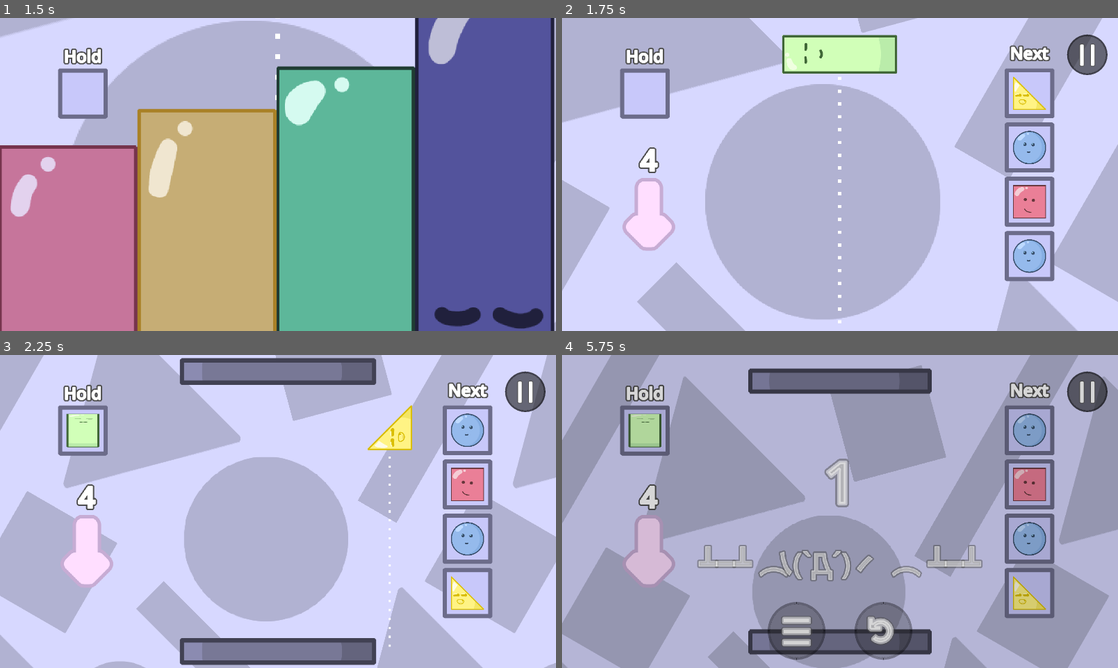
Above: before the commit, frames 1-4 (two rows, left to right).
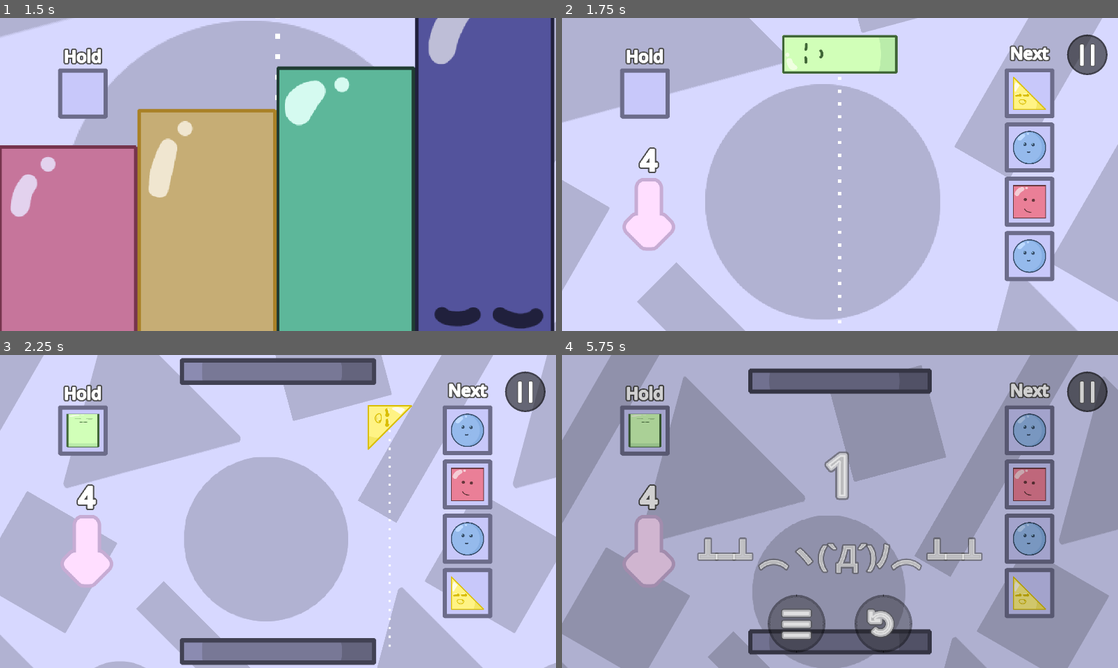
Above: after the commit, the same moments.

Repository: nullishew/game-jam-palindome
Game: Godot game, scene res://scenes/menu.tscn
Two runs of this game, one before a commit and one after it. Both use one fixed random seed, a clock stepped at 60 frames per second and the inputs below.
Inputs (mouse positions are in pixels of both pictures, inside the frame that each line leads up to):
- Up to frame 1 (1.5 s): click "Start" at 0.5 s; click "Start" at 1.25 s
- Up to frame 2 (1.75 s): no input
- Up to frame 3 (2.25 s): move the mouse to (400, 495) at 2.02 s; hold Right (move_piece_right) from 2.03 s (still down); tap Tab (hold_piece) at 2.1 s
- Up to frame 4 (5.75 s): move the mouse to (728, 527) at 2.77 s; release Right (move_piece_right) at 2.78 s; hold Left (move_piece_left) 2.78-3.53 s; tap Space (drop_piece) at 2.85, 5.1 s; tap Tab (hold_piece) at 3.05, 3.6, 4.35, 5.3 s; move the mouse to (895, 442) at 3.52 s; hold Right (move_piece_right) 3.53-5.03 s; move the mouse to (812, 574) at 4.27 s; move the mouse to (1006, 558) at 5.02 s; hold Left (move_piece_left) from 5.03 s (still down)

Frame 1 is identical in both runs. In frame 2, less than 0.1% of the frame differs, in the area x 39-61%, y 5-18%; in frame 3, 1.1%; in frame 4, 4.4%, in the area x 24-76%, y 30-98%.

Commit message:
partially extracted piece spawning code to scripts/features/piece_spawn_controller.gd

Diff:
--- a/scenes/game.tscn
+++ b/scenes/game.tscn
@@ -8,6 +8,7 @@
 [ext_resource type="PackedScene" uid="uid://bdajgv04xnnoe" path="res://scenes/death_zone.tscn" id="4_lbhrr"]
 [ext_resource type="Resource" uid="uid://css1jxrjeb1ym" path="res://resources/piece_spawn_configs/i_spawn_config.tres" id="5_5newe"]
 [ext_resource type="Resource" uid="uid://ej4doo37u15r" path="res://resources/piece_spawn_configs/circle_spawn_config.tres" id="6_37s47"]
+[ext_resource type="Script" uid="uid://dxabjkkobfw1v" path="res://scripts/features/piece_spawn_controller.gd" id="9_5newe"]
 [ext_resource type="Script" uid="uid://f7c8k35oislr" path="res://scripts/features/placement_preview_controller.gd" id="10_1kice"]
 [ext_resource type="Script" uid="uid://bravgtsr1mrig" path="res://scripts/features/camera_controller.gd" id="11_5newe"]
 [ext_resource type="Texture2D" uid="uid://2wssfgu7rva8" path="res://assets/pixel.png" id="11_ca42v"]
@@ -25,9 +26,10 @@
 shader = ExtResource("11_ir15t")
 shader_parameter/speed = -1.0
 
-[node name="Game" type="Node2D" unique_id=795297754 node_paths=PackedStringArray("piece_queue_component", "camera_controller", "platform_controller …(152 unchanged characters)…
+[node name="Game" type="Node2D" unique_id=795297754 node_paths=PackedStringArray("piece_queue_component", "piece_spawn_controller", "camera_controller", "platform_controller …(152 unchanged characters)…
 script = ExtResource("1_yqjtg")
 piece_queue_component = NodePath("PieceQueueComponent")
+piece_spawn_controller = NodePath("PieceSpawnController")
 camera_controller = NodePath("Camera2D")
 platform_controller = NodePath("PlatformController")
 placement_preview_controller = NodePath("PlacementPreviewController")
@@ -44,15 +46,20 @@
 top_platform = NodePath("../World/Top Platform")
 bottom_platform = NodePath("../World/Bottom Platform")
 
+[node name="PieceQueueComponent" type="Node" parent="." unique_id=1532387017]
+script = ExtResource("13_bt5mj")
+piece_configs = Array[ExtResource("2_gee14")]([ExtResource("3_264po"), ExtResource("4_1kice"), ExtResource("5_5newe"), ExtResource("6_37s47")])
+metadata/_custom_type_script = "uid://dsk3v6a3mwkq"
+
+[node name="PieceSpawnController" type="Node" parent="." unique_id=1537247158 node_paths=PackedStringArray("piece_container")]
+script = ExtResource("9_5newe")
+piece_container = NodePath("../World/Piece Container")
+metadata/_custom_type_script = "uid://dxabjkkobfw1v"
+
 [node name="PlatformController" type="Node" parent="." unique_id=1512633353 node_paths=PackedStringArray("top_platform", "bottom_platform")]
 script = ExtResource("12_37s47")
 top_platform = NodePath("../World/Top Platform")
 bottom_platform = NodePath("../World/Bottom Platform")
-
-[node name="PieceQueueComponent" type="Node" parent="." unique_id=1532387017]
-script = ExtResource("13_bt5mj")
-piece_configs = Array[ExtResource("2_gee14")]([ExtResource("3_264po"), ExtResource("4_1kice"), ExtResource("5_5newe"), ExtResource("6_37s47")])
-metadata/_custom_type_script = "uid://dsk3v6a3mwkq"
 
 [node name="PlacementPreviewController" type="Node" parent="." unique_id=1355831630 node_paths=PackedStringArray("line")]
 script = ExtResource("10_1kice")
--- /dev/null
+++ b/scripts/features/piece_spawn_controller.gd
@@ -0,0 +1,18 @@
+class_name PieceSpawnController
+extends Node
+
+
+@export var piece_container: Node2D
+
+
+func spawn_piece(config: PieceSpawnConfig, spawn_point: Vector2) -> Piece:
+	var piece_scene: PackedScene = config.packed_scene
+	var piece: Piece = piece_scene.instantiate()
+	piece.is_player_piece = true
+	piece.freeze = true
+	var offset: Vector2 = Vector2(randf_range(-0.5, 0.5), 0)
+	piece.global_position = spawn_point + offset
+	piece.global_rotation = randi_range(0, 3) * PI / 2
+	offset = Vector2.ZERO
+	piece_container.add_child(piece)
+	return piece
--- a/scripts/game.gd
+++ b/scripts/game.gd
@@ -4,6 +4,7 @@
 
 
 @export var piece_queue_component: PieceQueueComponent
+@export var piece_spawn_controller: PieceSpawnController
 
 @export var camera_controller: CameraController
 @export var platform_controller: PlatformController
@@ -188,18 +189,10 @@
 	_mouse_moved = false
 
 func spawn_piece(custom_spawn_point: Vector2 = Vector2.ZERO):
-	_curr_piece_config = piece_queue_component.pop_front()
-	var piece_scene: PackedScene = _curr_piece_config.packed_scene
-	var piece: Piece = piece_scene.instantiate()
-	piece.is_player_piece = true
-	piece.freeze = true
-	var spawnpoint: Vector2 = custom_spawn_point if custom_spawn_point != Vector2.ZERO else [normal_spawnpoint.global_position, inverted_spawnpoint.global_position][int(_is_gravity_inverted)]
-	var offset: Vector2 = Vector2(randf_range(-0.5, 0.5), 0)
-	piece.global_position = spawnpoint + offset
-	piece.global_rotation = randi_range(0, 3) * PI / 2
-	offset = Vector2.ZERO
-	piece_container.add_child(piece)
-
+	var config = piece_queue_component.pop_front()
+	var spawn_point: Vector2 = custom_spawn_point if custom_spawn_point != Vector2.ZERO else [normal_spawnpoint.global_position, inverted_spawnpoint.global_position][int(_is_gravity_inverted)]
+	_curr_piece_config = config
+	var _curr_piece = piece_spawn_controller.spawn_piece(config, spawn_point)
 	GameManager.queue_ui_updated.emit(piece_queue_component.peek(4), 0)
 
 
Not shown, added: scripts/features/piece_spawn_controller.gd.uid
